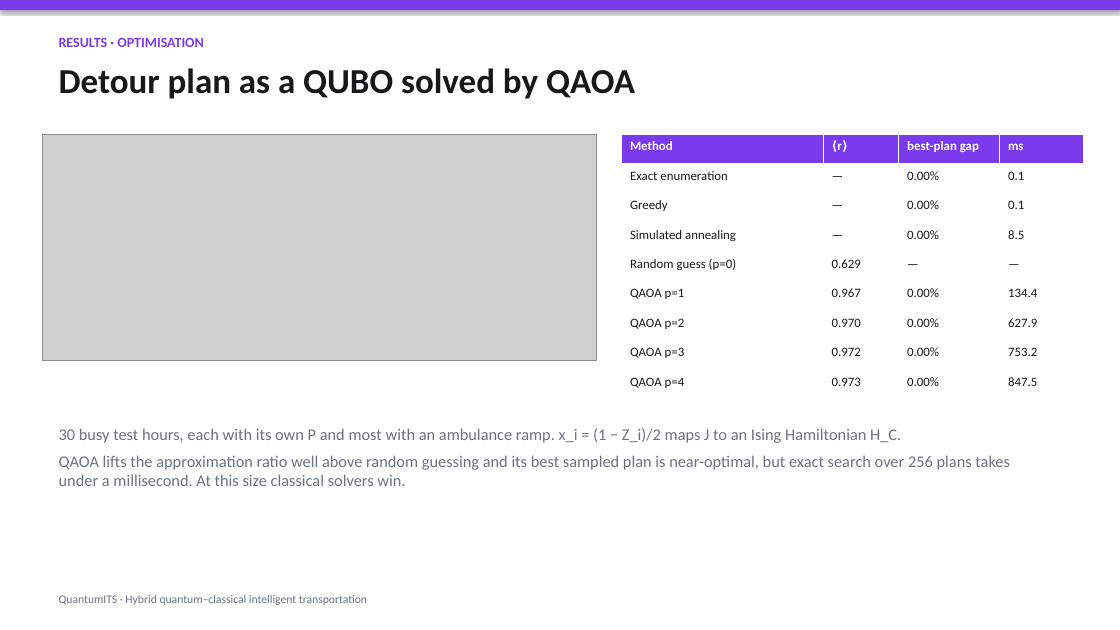
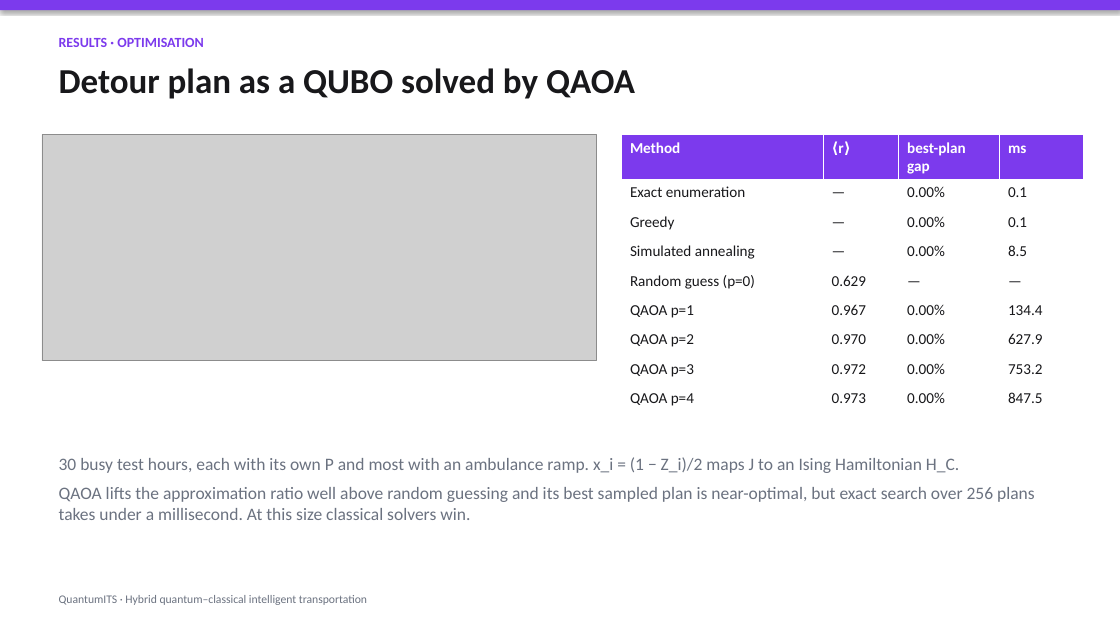
Before and after one commit to NathanC987/quantum-mp, a slide deck: slide 8 of slides/QuantumITS.pptx. Drawn at 1120x630 pixels with LibreOffice and Linux fonts; fonts in the diff are those of the drawing; grey boxes stand for pictures. Boxes give left, top, right and bottom in pixels: in the first picture for what was removed or moved away, otherwise in the second. Text is boxed around its words. In the diff, an @@ line names an element or a change of style, - is before the commit and + after.

```diff
--- a/slides/QuantumITS.pptx
+++ b/slides/QuantumITS.pptx
@@ table at box(622, 134, 1084, 410) @@
@@ size 11 to 13 pt @@
@@ text "30 busy test hours, each ...": place and size @@
-text "30 busy test hours, each ..." at box(59, 428, 1010, 486)
+text "30 busy test hours, each ..." at box(59, 457, 1035, 520)
@@ text "30 busy test hours, each ..." at box(59, 457, 1035, 520): size 14 to 15 pt @@
```
Also in this commit, not shown: 8 other slides changed, 7 other files.
